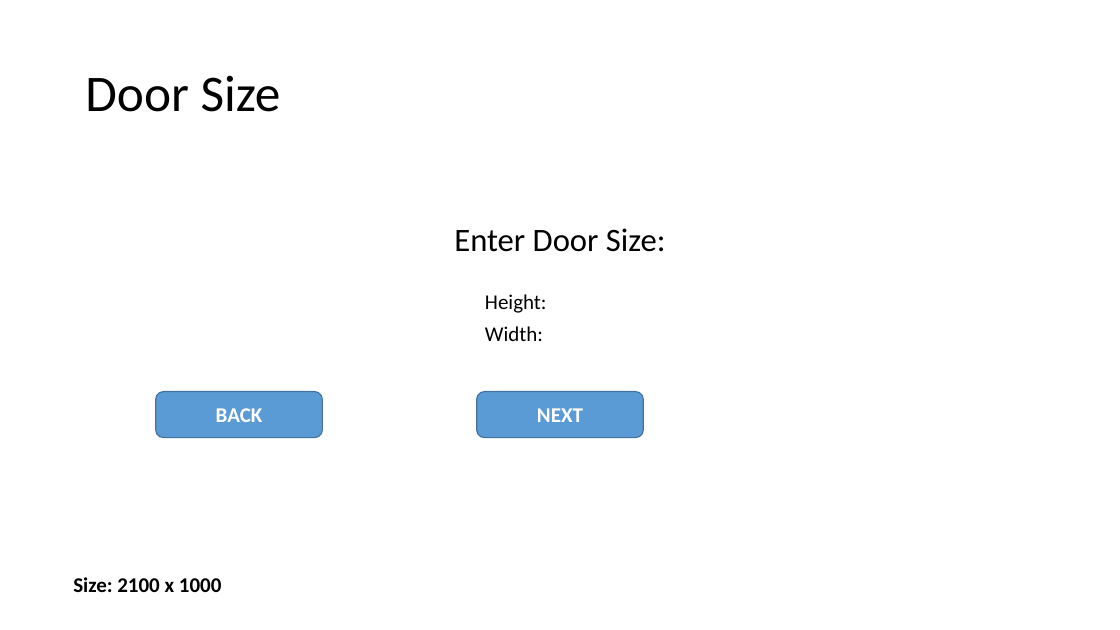
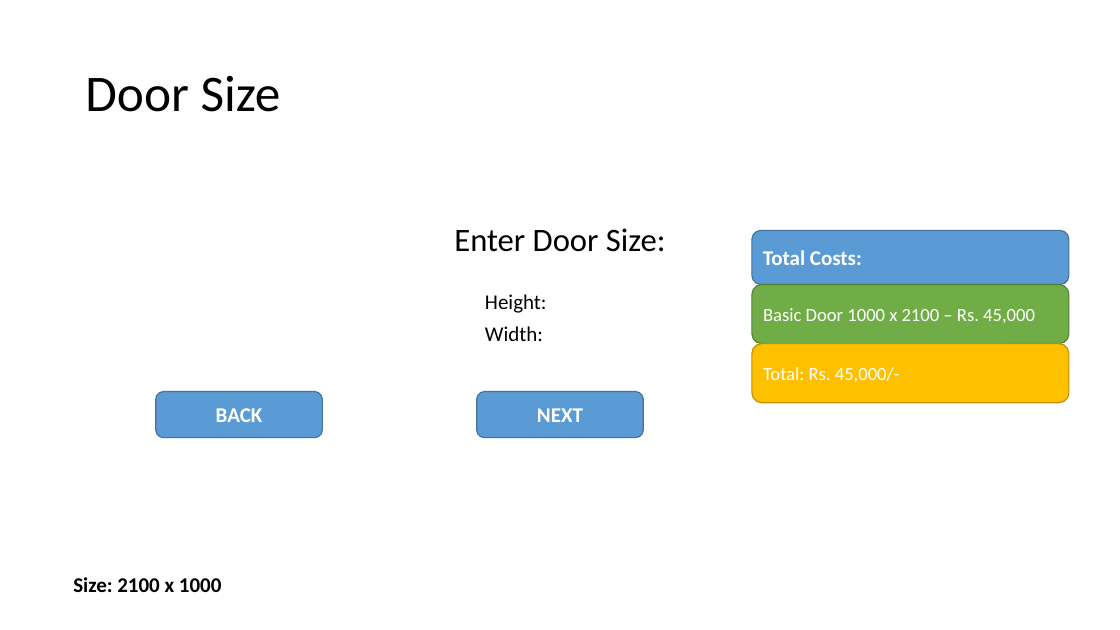
Before and after one commit to mohammed52/quotation-automator, a slide deck: slide 7 of app-quotation-automator.pptx (slide 5 before the commit). Drawn at 1120x630 pixels with LibreOffice and Linux fonts; fonts in the diff are those of the drawing. Boxes give left, top, right and bottom in pixels: in the first picture for what was removed or moved away, otherwise in the second. Text is boxed around its words. In the diff, an @@ line names an element or a change of style, - is before the commit and + after.

```diff
--- a/app-quotation-automator.pptx
+++ b/app-quotation-automator.pptx
@@ rounded rectangle added at <box>752,230,1069,285</box>, fill #5B9BD5, outline #43739E 1 pt, 18 pt, text #FFFFFF, bold @@
+Total Costs:
@@ rounded rectangle added at <box>752,285,1069,344</box>, fill #70AD47, outline #538035 1 pt, 16 pt, text #FFFFFF @@
+Basic Door 1000 x 2100 – Rs. 45,000
@@ rounded rectangle added at <box>752,344,1069,402</box>, fill #FFC000, outline #BD8E00 1 pt, 16 pt, text #FFFFFF @@
+Total: Rs. 45,000/-
```
Also in this commit, not shown: 7 other slides changed, 3 slides added, 1 slide removed, 8 other files.
